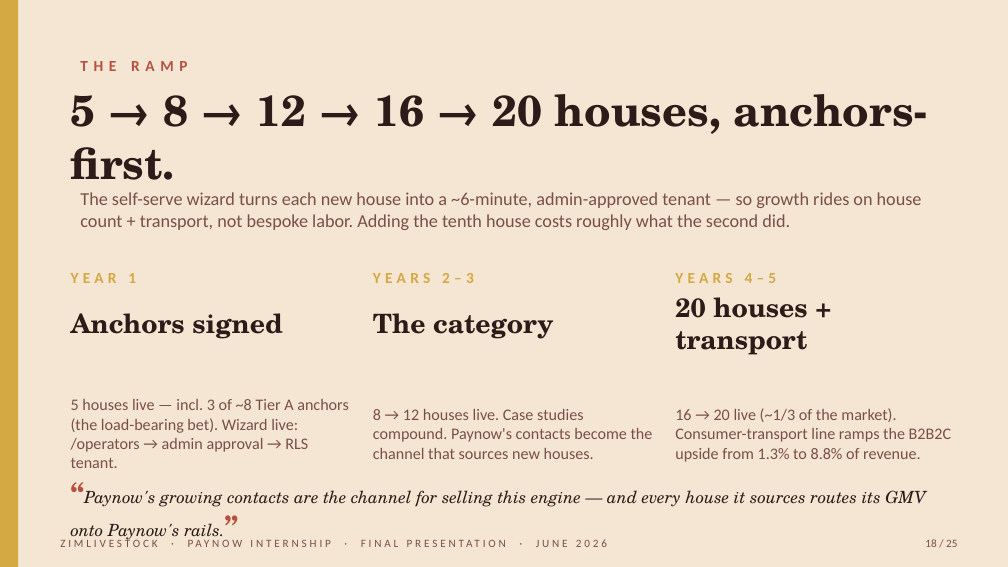
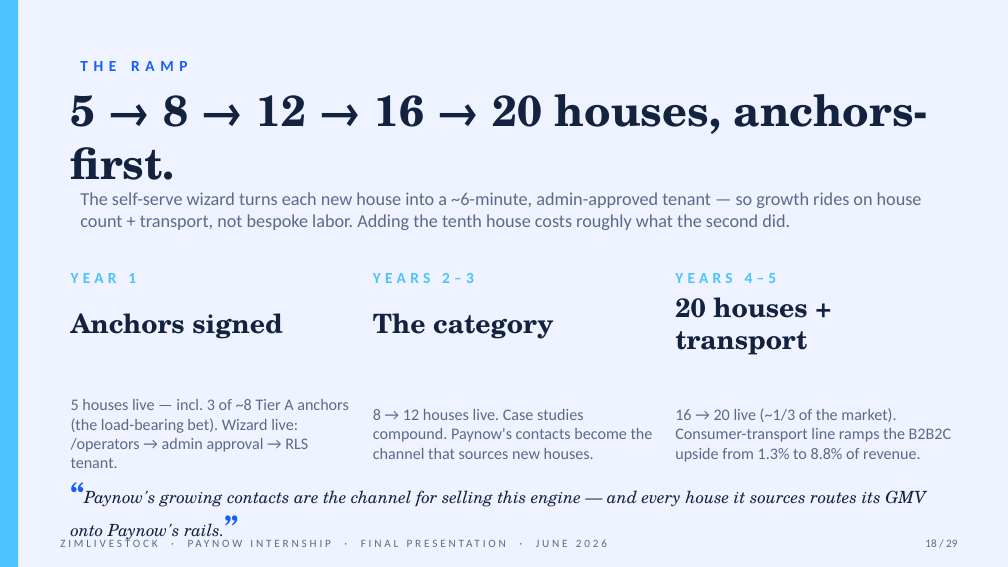
Before and after one commit to muudzo/livestockl, a slide deck: slide 18 of deliverables/internship-return/zimlivestock-final-presentation.pptx. Drawn at 1008x567 pixels with LibreOffice and Linux fonts; fonts in the diff are those of the drawing. Boxes give left, top, right and bottom in pixels: in the first picture for what was removed or moved away, otherwise in the second. Text is boxed around its words. In the diff, an @@ line names an element or a change of style, - is before the commit and + after.

```diff
--- a/deliverables/internship-return/zimlivestock-final-presentation.pptx
+++ b/deliverables/internship-return/zimlivestock-final-presentation.pptx
@@ background #F5E6D3 to #EEF3FF @@
@@ rectangle at <box>0,0,18,566</box>: fill #D4A843 to #4CC3FF @@
@@ text "THE RAMP" at <box>80,61,188,71</box>: text colour #B85042 to #175FF8 @@
@@ text colour #D4A843 to #4CC3FF in 3 elements at <box>71,273,136,283</box>, <box>373,273,474,283</box>, <box>675,273,777,283</box> @@
@@ text colour #2D1B1A to #13233F in 4 elements at <box>71,94,929,193</box>, <box>71,313,282,339</box>, <box>373,313,554,339</box>, <box>675,297,807,355</box> @@
@@ text "“Paynow's growing contacts are the ..." at <box>71,490,926,542</box>: text colour #B85042 to #175FF8 in "“Paynow's rails.”"; text colour #2D1B1A to #13233F @@
@@ text colour #7A4F47 to #5B6B86 in 5 elements at <box>80,192,922,230</box>, <box>71,399,349,468</box>, <box>373,409,653,459</box>, <box>675,408,951,462</box>, <box>60,538,607,547</box> @@
@@ text at <box>925,539,957,547</box>: text changed; text colour #7A4F47 to #5B6B86 @@
-18 / 25
+18 / 29
```
Also in this commit, not shown: 24 other slides changed, 4 slides added, 1 other file.
